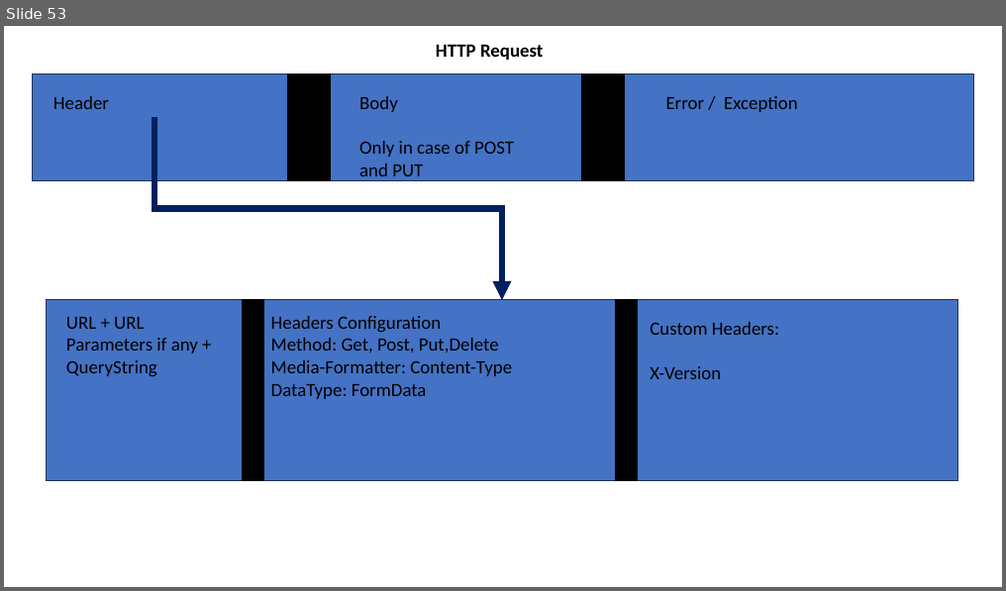
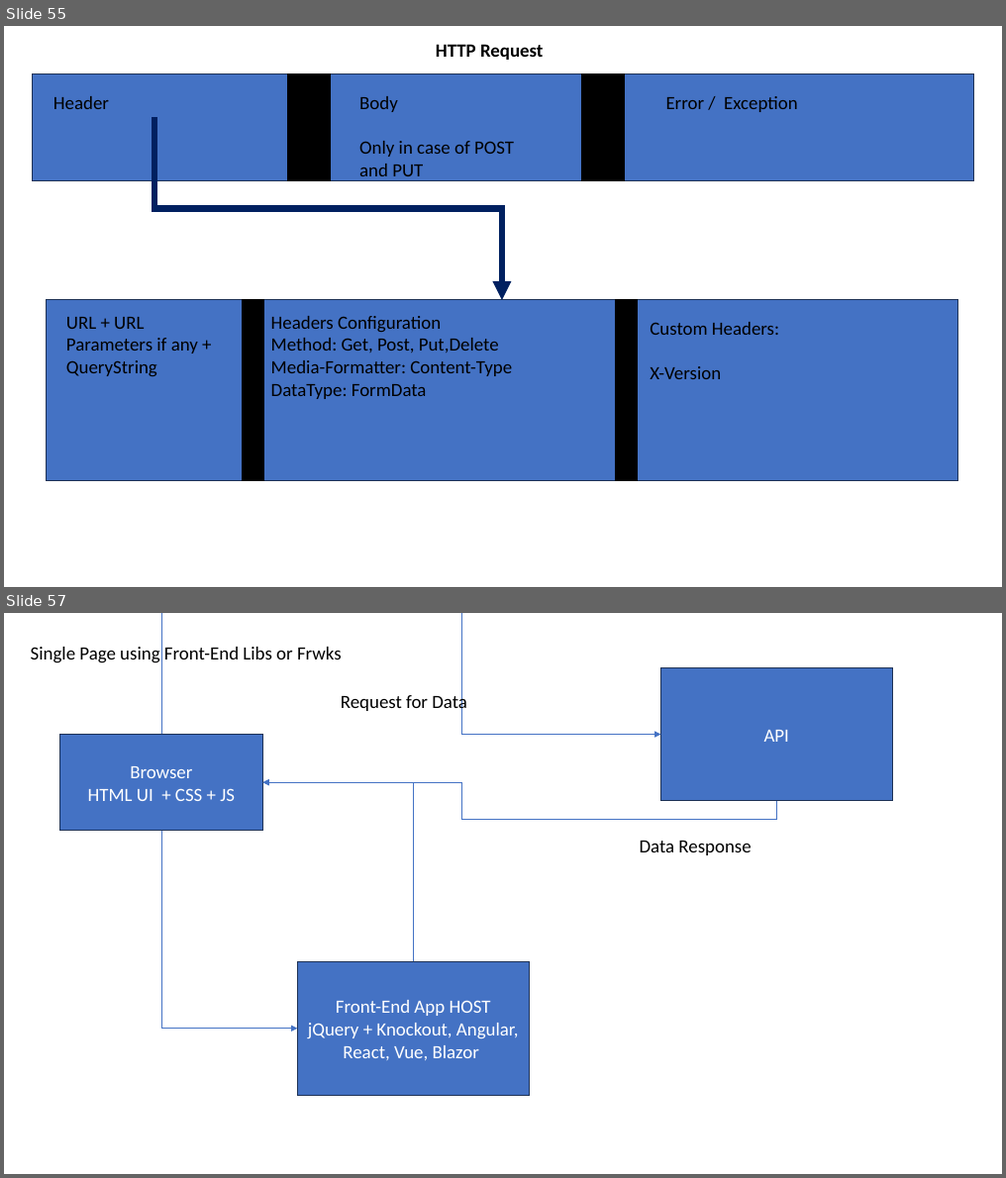
Before and after one commit to maheshsabnis/capita_sept_2023_Oct, a slide deck: Images.pptx. Shown one above the other, each under a label of ours: slide 53 before the commit, slides 55 and 57 after it; the slides between them are not shown. The pictures are 1006x591 and 1006x1178 pixels, drawn with LibreOffice and Linux fonts; fonts in the diff are those of the drawing. Boxes give left, top, right and bottom in pixels: in the first picture for what was removed or moved away, otherwise in the second. Text is boxed around its words. In the diff, an @@ line names an element or a change of style, - is before the commit and + after.

```diff
--- a/Images.pptx
+++ b/Images.pptx
@@ slide 57 added at box(4, 613, 1002, 1174), background #FFFFFF @@
@@ text added at box(31, 647, 342, 663), 18 pt, text #000000 @@
+Single Page using Front-End Libs or Frwks
@@ rectangle added at box(661, 667, 893, 801), fill #4472C4, outline #1E3256 1 pt, 18 pt, text #FFFFFF @@
+API
@@ text added at box(341, 692, 467, 713), 18 pt, text #000000 @@
+Request for Data
@@ elbow arrow added from (161, 735) to (661, 735), #4472C4 0.5 pt @@
@@ rectangle added at box(59, 735, 262, 831), fill #4472C4, outline #1E3256 1 pt, 18 pt, text #FFFFFF @@
+Browser
+HTML UI + CSS + JS
@@ elbow arrow added from (414, 961) to (263, 782), #4472C4 0.5 pt @@
@@ elbow arrow added from (776, 801) to (263, 782), #4472C4 0.5 pt @@
@@ elbow arrow added from (161, 831) to (297, 1029), #4472C4 0.5 pt @@
@@ text added at box(640, 841, 750, 856), 18 pt, text #000000 @@
+Data Response
@@ rectangle added at box(297, 961, 529, 1095), fill #4472C4, outline #1E3256 1 pt, 18 pt, text #FFFFFF @@
+Front-End App HOST
+jQuery + Knockout, Angular, React, Vue, Blazor
@@ what was slide 53 is now slide 55 @@
```
Also in this commit, not shown: 3 other slides added, 10 other files.
